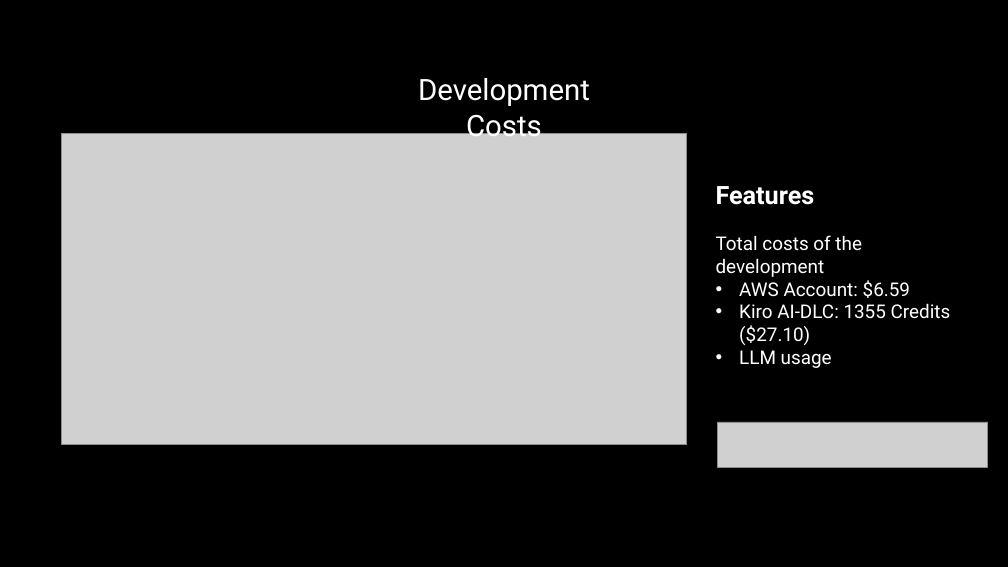
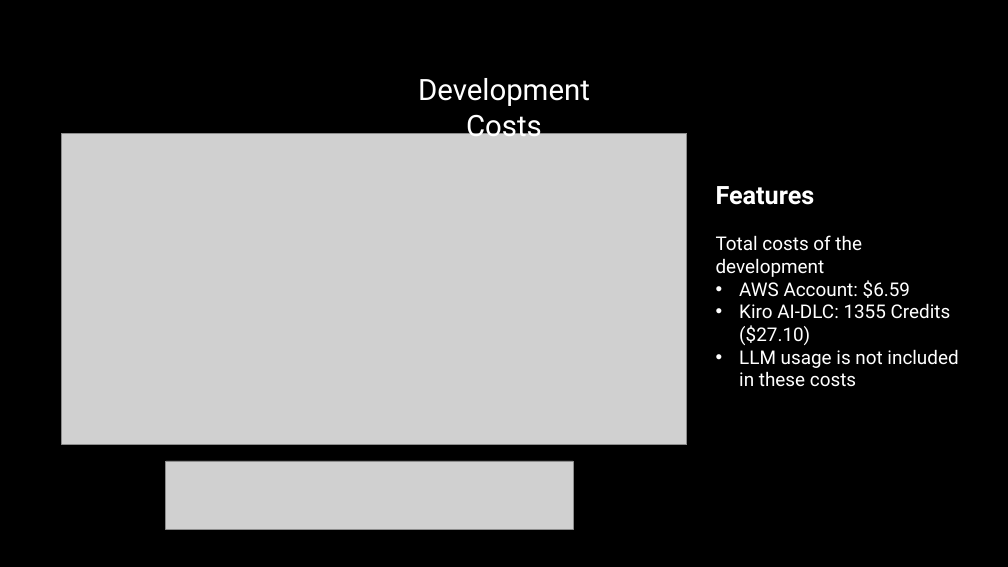
Before and after one commit to michaelgeiser/kiro-agentcore-app, a slide deck: slide 14 of documentation/PresCoach_slides.pptx. Drawn at 1008x567 pixels with LibreOffice and Linux fonts; fonts in the diff are those of the drawing; grey boxes stand for pictures. Boxes give left, top, right and bottom in pixels: in the first picture for what was removed or moved away, otherwise in the second. Text is boxed around its words. In the diff, an @@ line names an element or a change of style, - is before the commit and + after.

```diff
--- a/documentation/PresCoach_slides.pptx
+++ b/documentation/PresCoach_slides.pptx
@@ text at bbox=[739, 349, 958, 387]: text changed @@
-• LLM usage
+• LLM usage is not included in these costs
@@ picture: place and size @@
-picture at bbox=[718, 422, 988, 467]
+picture at bbox=[166, 461, 573, 530]
```
Also in this commit, not shown: 8 other slides changed, 5 slides added, 43 other files.
